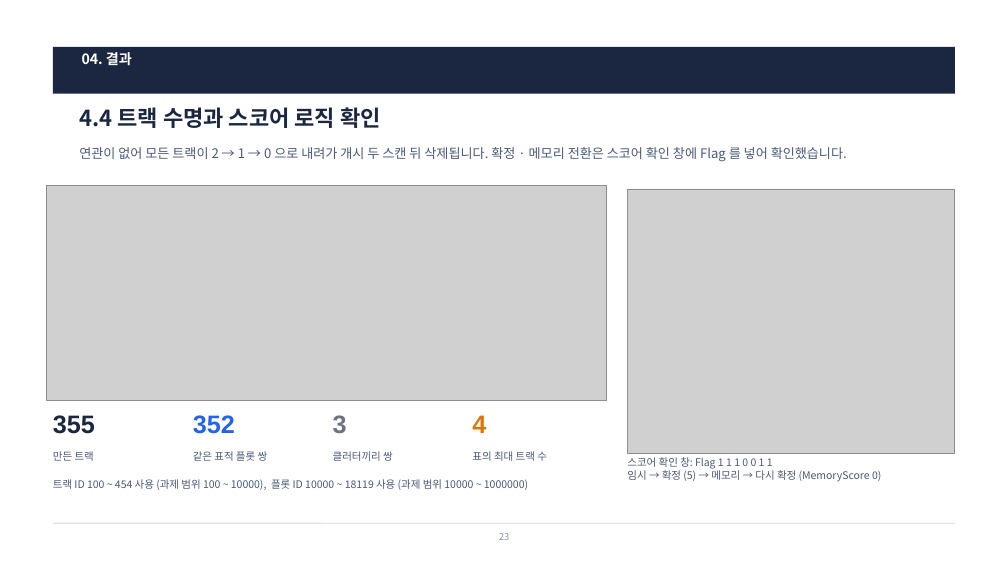
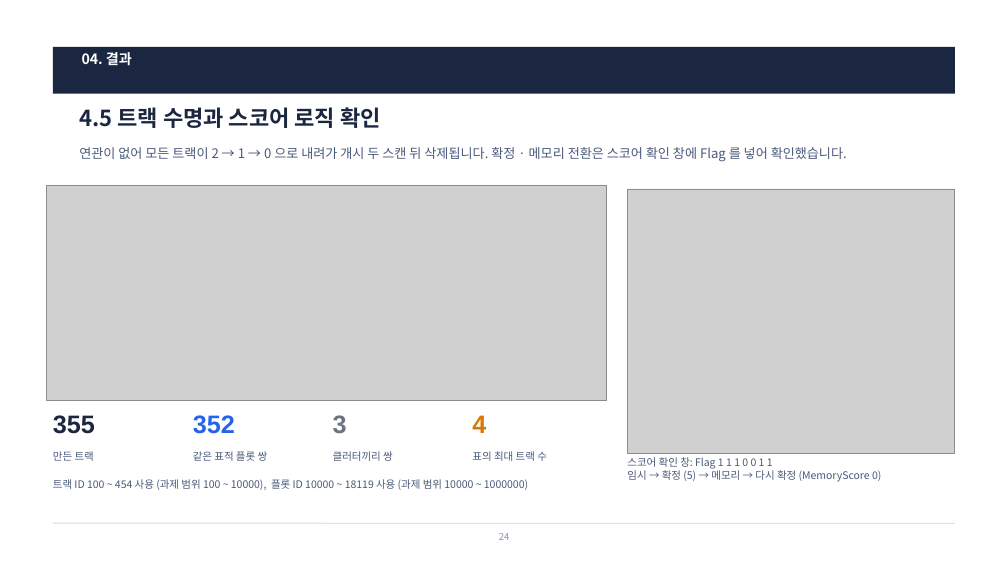
Before and after one commit to harley-hwan/radar-sw-study, a slide deck: slide 24 of Part5_Track_Init_Mgmt/ref/산출물/Chapter5_TrackInitMgmt.pptx (slide 23 before the commit). Drawn at 1008x567 pixels with LibreOffice and Linux fonts; fonts in the diff are those of the drawing; grey boxes stand for pictures. Boxes give left, top, right and bottom in pixels: in the first picture for what was removed or moved away, otherwise in the second. Text is boxed around its words. In the diff, an @@ line names an element or a change of style, - is before the commit and + after.

```diff
--- a/Part5_Track_Init_Mgmt/ref/산출물/Chapter5_TrackInitMgmt.pptx
+++ b/Part5_Track_Init_Mgmt/ref/산출물/Chapter5_TrackInitMgmt.pptx
@@ title at [79,107,381,128]: text changed @@
-4.4 트랙 수명과 스코어 로직 확인
+4.5 트랙 수명과 스코어 로직 확인
```
Also in this commit, not shown: 3 other slides changed, 1 slide added, 1 slide removed, 17 other files.
